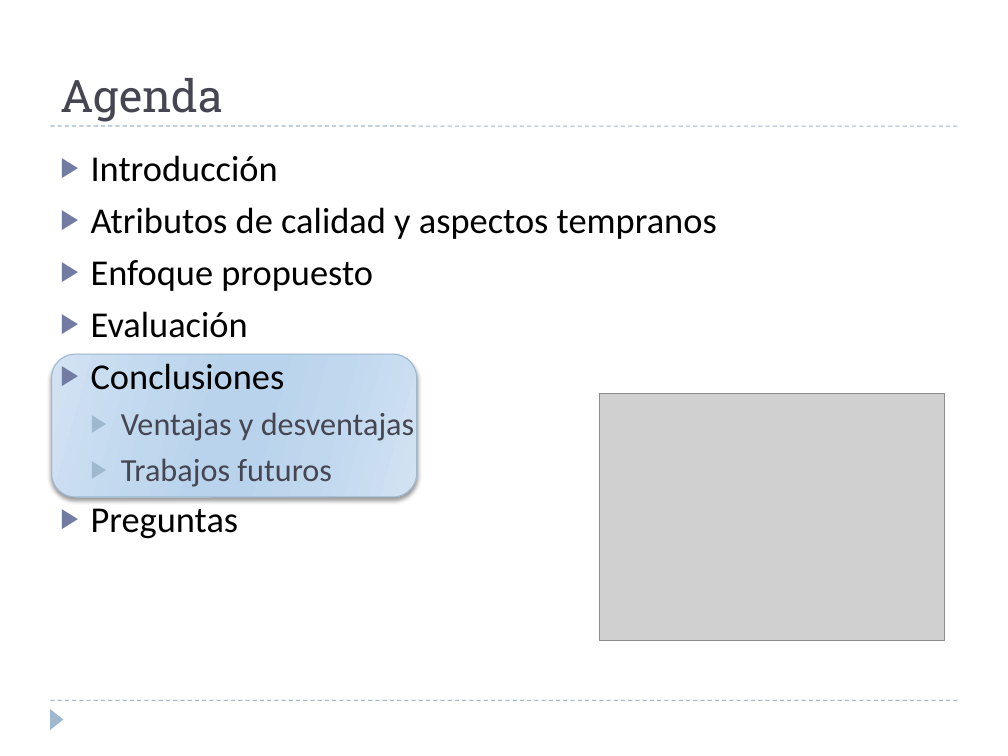
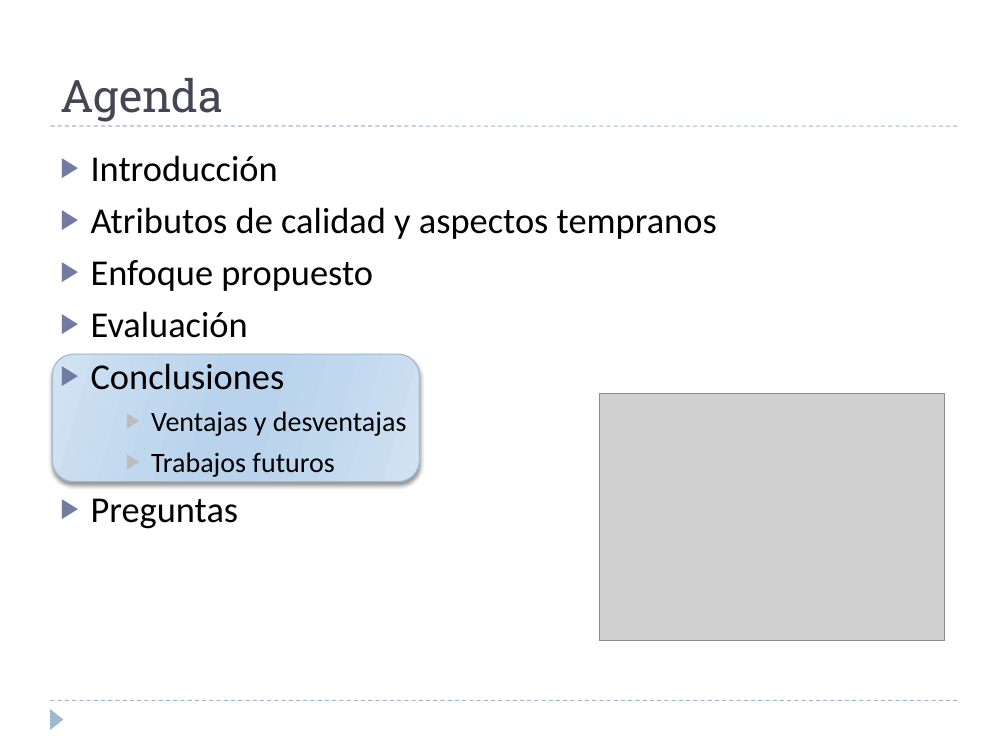
Before and after one commit to alejandrorago/qatesis2, a slide deck: slide 28 of Capitulos Finales/FilminasV0.2.pptx (slide 27 before the commit). Drawn at 1008x756 pixels with LibreOffice and Linux fonts; fonts in the diff are those of the drawing; grey boxes stand for pictures. Boxes give left, top, right and bottom in pixels: in the first picture for what was removed or moved away, otherwise in the second. Text is boxed around its words. In the diff, an @@ line names an element or a change of style, - is before the commit and + after.

```diff
--- a/Capitulos Finales/FilminasV0.2.pptx
+++ b/Capitulos Finales/FilminasV0.2.pptx
@@ rounded rectangle: place and size @@
-rounded rectangle at box(51, 354, 416, 497)
+rounded rectangle at box(52, 354, 419, 481)
@@ text at box(151, 411, 407, 477): size 23 to 20 pt, text colour #464653 to #000000 in "Ventajas y desventajas", "Trabajos futuros"; list level 2 to 3 in "Ventajas y desventajas"; bullet colour #9FB8CD to #BDBDBD; list level 2 to 3 in "Trabajos futuros" @@
```
Also in this commit, not shown: 14 other slides changed, 2 slides added, 1 slide removed.
